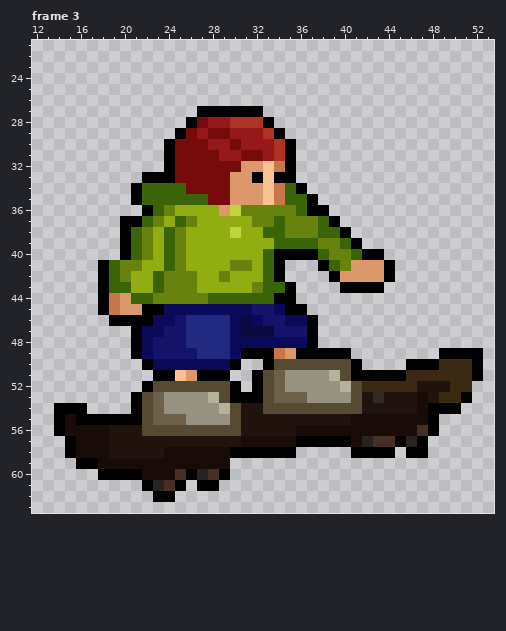
Pixel-art file -- Assets/Sprites/unmaskedSkateEquip.aseprite. Above is the file before it was changed.
64x64 pixels, 3 frames. Colours within 5 levels of each other are drawn and written as one. Shown: frame 3: x 12..53, y 21..63. The commit also changed other frames, which this record leaves out.
Now the later version:
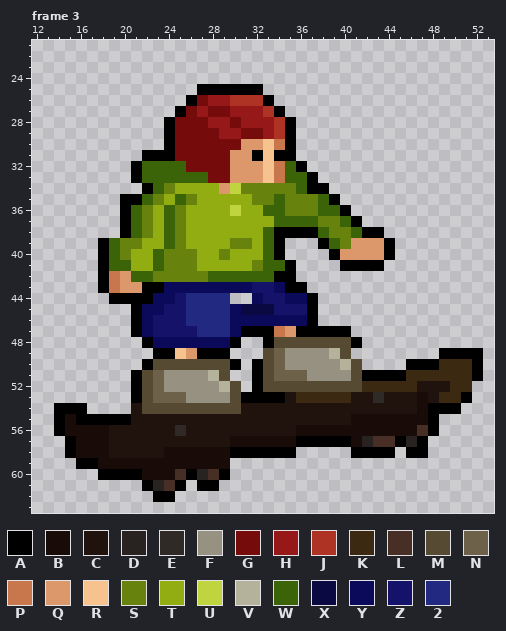
Palette (. is transparent): A #000000  B #190b08  C #20130d  D #282220  E #302a27  F #969180  G #760b0b  H #961818  J #ae3325  K #3b2a11  L #482f25  M #574a32  N #6e6149  P #c8764c  Q #dc986a  R #f6c28d  S #67830d  T #91ad12  U #c0d440  V #b5b29c  W #3b6409  X #0a0942  Y #0b0a5a  Z #151369  2 #212981
Diff:
Frame 3, layer "Layer 1":
y 25: x 27..32 ...... -> AAAAAA
y 26: x 26..33 ........ -> AGHHJJJA
y 27: x 25..34 ..AAAAAA.. -> AGHGGHHHJA
y 28: x 24..26 ..A -> AGG; x 30..35 JJJA.. -> GHHHJA
y 29: x 24..25 .A -> AG; x 27 H -> G; x 29 G -> H; x 31..35 HHJA. -> GGHJA
y 30: x 28..29 HH -> GG; x 31..34 HHHJ -> QQRP
y 31: x 22..23 .. -> AA; x 29..34 HHGGHJ -> GQQARA
y 32: x 21..25 ...AG -> AWWWW; x 30 G -> Q; x 35..36 A. -> WA
y 33: x 21..27 .AAAGGG -> AWWWWWW; x 32 A -> Q; x 34..37 AA.. -> PWWA
y 34: x 21..22 AW -> .A; x 24..38 WWGGGGQQQRPWA.. -> STTTTQUSSSSSWAA
y 35: x 20 . -> A; x 23..24 WW -> ST; x 26..39 WWGGQQQRPWWA.. -> STTTTTSSWSSSWA
y 36: x 20..25 ..AWST -> AWSTWS; x 29 Q -> T; x 31..34 SSSS -> TTWW; x 36..40 WAA.. -> SSWWA
y 37: x 21..26 AWSTWS -> WSTWST; x 32..33 SS -> TT; x 35..41 SSSWA.. -> WWWSSWA
y 38: x 30 U -> T; x 34..37 WSSS -> AAAA; x 39..43 WA... -> SSWAA
y 39: x 18..22 ..AWS -> AWSST; x 30..31 TT -> SS; x 33..44 TWWWWSSWA... -> WA...AWSQQQA
y 40: x 18..24 ..AWSTW -> AWSTTWS; x 26 T -> S; x 29 T -> S; x 35..44 AAAWSSWAA. -> ....AQQQQA
y 41: x 20..21 SS -> WT; x 23..24 TW -> WS; x 26 T -> S; x 30..32 SST -> TTS; x 34..35 A. -> WA; x 38..44 AWSQQQA -> ..AAAA.
y 42: x 19..23 WSTTW -> PQWWS; x 27..32 TTSTTT -> SWWWWW; x 35 . -> A; x 39..44 AQQQQA -> ......
y 43: x 19..34 WWTTWSSSTTTTTSWW -> PQQAAYYYYYYYYZZY; x 36 . -> A; x 40..43 AAAA -> ....
y 44: x 18..37 APQWWSSSSSWWWWWWAA.. -> .AAAAYYZ2222..YZZYYA
y 45: x 18..29 APQQAAYYYYYY -> ...AYYZZ2222; x 31..37 YZZYAA. -> XXXZZZA
y 46: x 19..20 AA -> ..; x 22..24 AYY -> YZZ; x 31 X -> Y; x 33..34 ZZ -> YY
y 47: x 23 Y -> Z; x 26 2 -> Z; x 31..36 XXXZZZ -> AAAPQA; x 38..40 ... -> AAA
y 48: x 21..41 AYZZZ2222YYYYYYYA.... -> .AYYYYYYYA..AMMMMMMMA
y 49: x 21..40 AYZZZZ222YAAAPQAAAAA -> ..AARQAAA...MNFFFFVM
y 50: x 23..29 YYYYYYY -> MMMMMMM; x 32..41 .AMMMMMMMA -> AMNFFFFFVM
y 51: x 21..29 ..AARQAAA -> AMNFFFFVM; x 35..36 FF -> NN; x 39..41 VMA -> FFM
y 52: x 21..30 .AMMMMMMMA -> AMNFFFFFVM; x 34..40 NFFFFFV -> MMMMMMM
y 53: x 24..25 FF -> NN; x 28..30 VMA -> FFM; x 33..41 MNNNFFFFM -> AACKKKKKC
y 54: x 21 A -> C; x 23..29 NFFFFFV -> MMMMMMM; x 33..41 MMMMMMMMM -> CCCCCCCCC
y 55: x 21..30 AMNNNFFFFM -> CCCCCCCCCC
y 56: x 22..30 MMMMMMMMM -> CCCECCCCC
y 57: x 30 C -> B
Pixel boxes of the changes (left, top, right, bottom) in both pictures:
changed: (98, 84, 395, 447)
